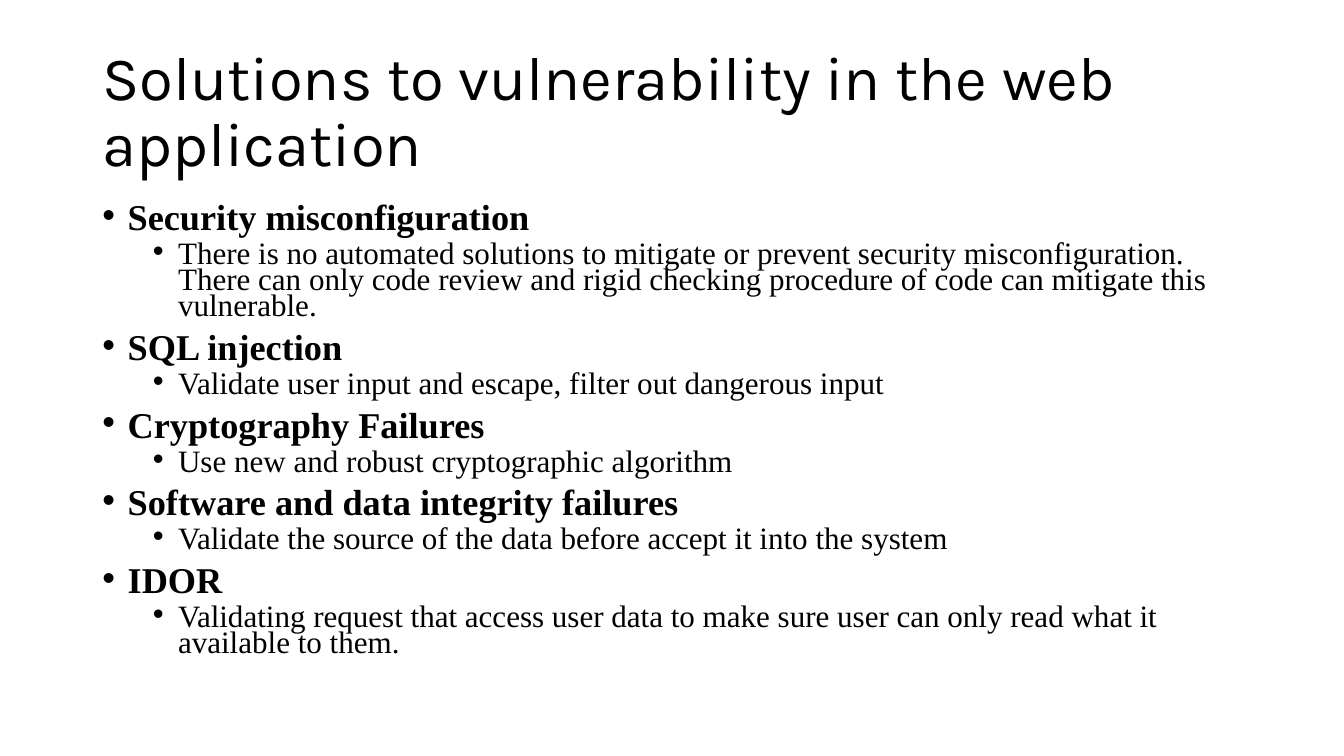
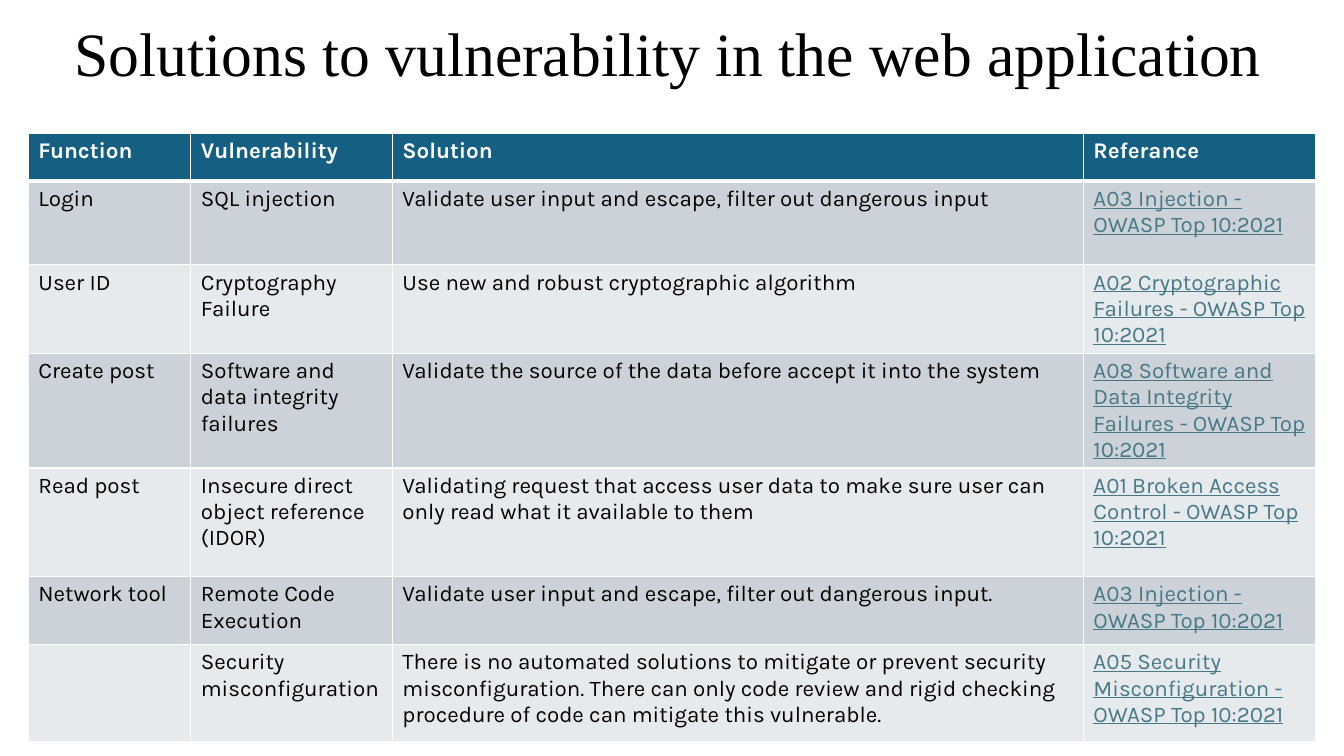
Before and after one commit to LeQA/VPBank-Hackathon, a slide deck: slide 6 of Cloud security challenge.pptm (slide 7 before the commit). Drawn at 1344x756 pixels with LibreOffice and Linux fonts; fonts in the diff are those of the drawing. Boxes give left, top, right and bottom in pixels: in the first picture for what was removed or moved away, otherwise in the second. Text is boxed around its words. In the diff, an @@ line names an element or a change of style, - is before the commit and + after.

```diff
--- a/Cloud security challenge.pptm
+++ b/Cloud security challenge.pptm
@@ title "Solutions to vulnerability in the ..." moved from (x1=102, y1=57, x2=1115, y2=181) to (x1=74, y1=33, x2=1260, y2=87) @@
@@ title "Solutions to vulnerability in the ..." at (x1=74, y1=33, x2=1260, y2=87): font Karla to Times New Roman @@
@@ table added at (x1=28, y1=133, x2=1316, y2=732), 7 rows, 4 columns @@
+Function | Vulnerability | Solution | Referance
+Login | SQL injection | Validate user input and escape, filter out dangerous input | A03 Injection - OWASP Top 10:2021
+User ID | Cryptography Failure | Use new and robust cryptographic algorithm | A02 Cryptographic Failures - OWASP Top 10:2021
+Create post | Software and data integrity failures | Validate the source of the data before accept it into the system | A08 Software and Data Integrity Failures - OWASP Top 10:2021
+Read post | Insecure direct object reference (IDOR) | Validating request that access user data to make sure user can only read what it available to them | A01 Broken Access Control - OWASP Top 10:2021
+Network tool | Remote Code Execution | Validate user input and escape, filter out dangerous input. | A03 Injection - OWASP Top 10:2021
+ | Security misconfiguration | There is no automated solutions to mitigate or prevent security misconfiguration. There can only code review and rigid checking procedure of code can mitigate this vulnerable. | A05 Security Misconfiguration - OWASP Top 10:2021
@@ text removed at (x1=128, y1=204, x2=1206, y2=654) @@
-• Security misconfiguration
-  • There is no automated solutions to mitigate or prevent security misconfiguration. There can only code review and rigid checking procedure of code can mitigate this vulnerable.
-• SQL injection
-  • Validate user input and escape, filter out dangerous input
-• Cryptography Failures
-  • Use new and robust cryptographic algorithm
-• Software and data integrity failures
-  • Validate the source of the data before accept it into the system
-• IDOR
-  • Validating request that access user data to make sure user can only read what it available to them.
```
Also in this commit, not shown: 13 other slides changed, 4 slides added, 1 slide removed, 1 other file.
